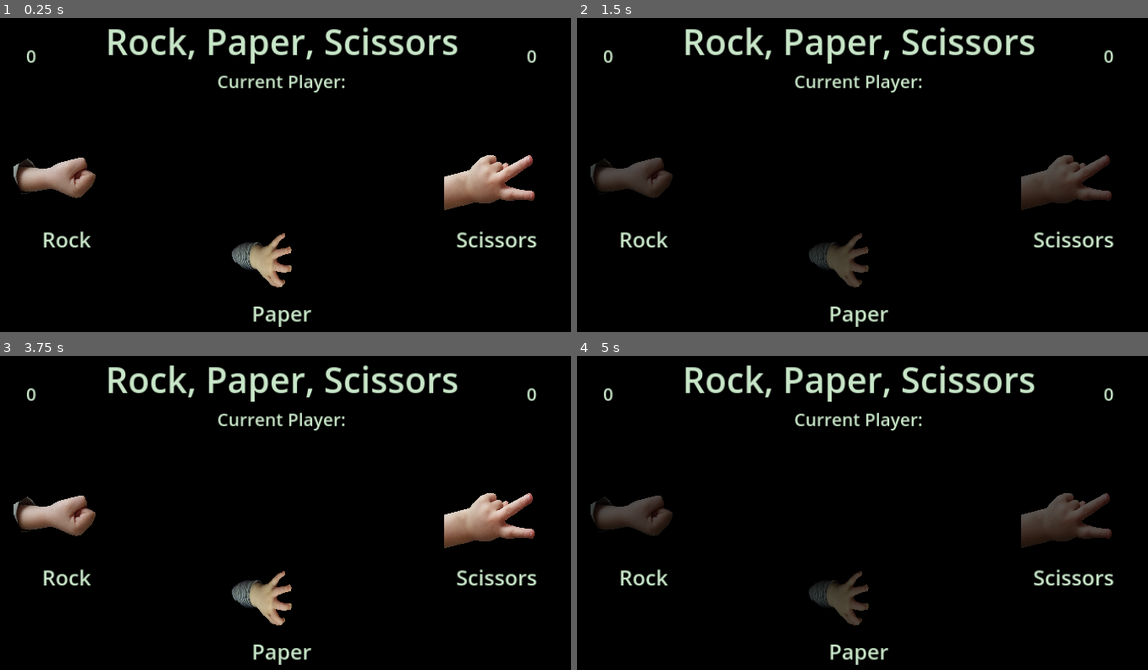
Above: before the commit, frames 1-4 (two rows, left to right).
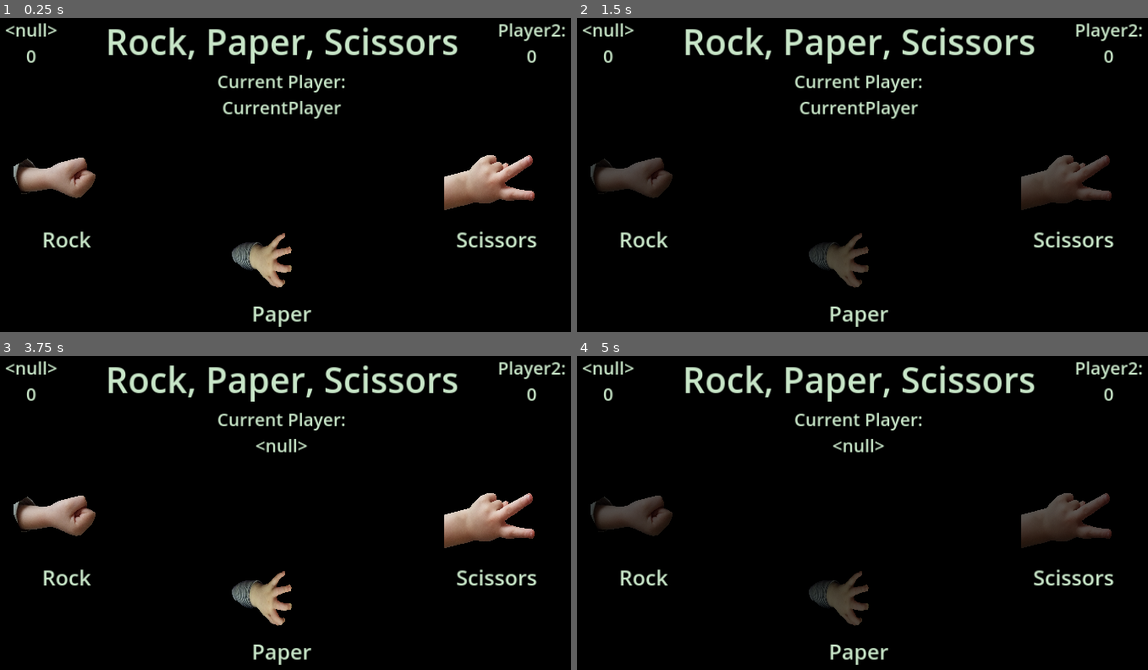
Above: after the commit, the same moments.

Repository: standstilldigitalmedia/MiniGames-gd
Game: Godot game, scene res://RockPaperScissors/rock_paper_scissors.tscn
Same seed, same stepped clock (60 frames per second), same inputs: the game is played once before the commit and once after it. This scene is started directly instead of the project's main scene.
Inputs:
- Up to frame 1 (0.25 s): no input
- Up to frame 2 (1.5 s): click "Rock" at 0.5 s; tap Enter at 1.25 s
- Up to frame 3 (3.75 s): tap Space at 2, 3.5 s; tap Enter at 2.75 s
- Up to frame 4 (5 s): click "Paper" at 4.25 s

The runs differ from the first frame. In frame 1, 0.9% of the frame differs, in the area x 1-99%, y 1-33%; in frame 2, 0.9%; in frame 3, 0.6%; in frame 4, 0.6%.
Error after the commit: Cannot call method 'get_value' on a null value. (res://Autoload/config_manager.gd:43)

Commit message:
Tic-Tac-Toe
Tic-Tac-Toe is complete and that's all 4 games. Now, I just gotta go through everything and clean up some of the garbage I created prototyping.

Diff:
--- a/Autoload/global_manager.gd
+++ b/Autoload/global_manager.gd
@@ -21,3 +21,9 @@
 	var overlay_scene = overlay_resource.instantiate()
 	overlay_scene.set_title_text(title)
 	return overlay_scene
+
+static func create_confirm_box(title, question, button_1_text, button_2_text):
+	var confirm_box_scene = load(ConfigManager.CONFIRM_BOX_SCENE_PATH)
+	var confirm_box = confirm_box_scene.instantiate()
+	confirm_box.set_confirm_box(title, question, button_1_text, button_2_text)
+	return confirm_box
--- a/GamePicker/game_picker.gd
+++ b/GamePicker/game_picker.gd
@@ -34,7 +34,7 @@
 	if speed < 500:
 		$DecreaseSpeedTimer.stop()
 		var rng = GlobalManager.init_random_rng()
-		var rando = 48 #rng.randf_range(1.0, 100.0)
+		var rando = rng.randf_range(1.0, 100.0)
 		stopping = true
 		final_position = Vector2(0, get_end_y(rando))
 		get_game_path(rando)
--- a/OverlayPanel/overlay_panel.gd
+++ b/OverlayPanel/overlay_panel.gd
@@ -17,9 +17,6 @@
 
 func set_current_player(current_player):
 	$CurrentPlayerContainer/CurrentPlayerNameLabel.set_text(current_player)
-
-func get_current_player_name():
-	return $CurrentPlayerContainer/CurrentPlayerNameLabel.get_text()
 
 func get_current_player():
 	if $Player1Container/PlayerName.get_text() == $CurrentPlayerContainer/CurrentPlayerNameLabel.get_text():
--- a/PickANumber/pick_a_number.gd
+++ b/PickANumber/pick_a_number.gd
@@ -41,9 +41,7 @@
 		elif player_2_score < player_1_score:
 			overlay_scene.increase_player_2_score()
 		else:
-			var confirm_box_scene = load(ConfigManager.CONFIRM_BOX_SCENE_PATH)
-			var confirm_box = confirm_box_scene.instantiate()
-			confirm_box.set_confirm_box("TIE!","It was a tie. Go again.","Ok", "Cancel")
+			var confirm_box = GlobalManager.create_confirm_box("TIE!","It was a tie. Go again.","Ok", "Cancel")
 			add_child(confirm_box)
 		player_1_guess = 0
 		player_2_guess = 0
--- a/RockPaperScissors/rock_paper_scissors.gd
+++ b/RockPaperScissors/rock_paper_scissors.gd
@@ -20,7 +20,6 @@
 		player_2_throw = throw
 
 func _ready():
-	ConfigManager.read_config()
 	overlay_scene = GlobalManager.create_overlay("Rock, Paper, Scissors")
 	add_child(overlay_scene)
 
@@ -42,9 +41,7 @@
 	$Background/ScissorsButton.release_focus()
 
 func create_tie_box():
-	var confirm_box_scene = load(ConfigManager.CONFIRM_BOX_SCENE_PATH)
-	var confirm_box = confirm_box_scene.instantiate()
-	confirm_box.set_confirm_box("TIE!","It was a tie. Go again.","Ok", "Cancel")
+	var confirm_box = GlobalManager.create_confirm_box("TIE!","It was a tie. Go again.","Ok", "Cancel")
 	add_child(confirm_box)
 
 func _on_next_turn_timer_timeout():
--- /dev/null
+++ b/TicTacToe/Themes/blank_button_theme.tres
@@ -0,0 +1,15 @@
+[gd_resource type="Theme" load_steps=5 format=3 uid="uid://cuseaodmpuddd"]
+
+[sub_resource type="StyleBoxEmpty" id="StyleBoxEmpty_kf6lo"]
+
+[sub_resource type="StyleBoxEmpty" id="StyleBoxEmpty_32hre"]
+
+[sub_resource type="StyleBoxEmpty" id="StyleBoxEmpty_qk5c3"]
+
+[sub_resource type="StyleBoxEmpty" id="StyleBoxEmpty_q36cb"]
+
+[resource]
+Button/styles/disabled = SubResource("StyleBoxEmpty_kf6lo")
+Button/styles/focus = SubResource("StyleBoxEmpty_32hre")
+Button/styles/hover = SubResource("StyleBoxEmpty_qk5c3")
+Button/styles/normal = SubResource("StyleBoxEmpty_q36cb")
--- /dev/null
+++ b/TicTacToe/Themes/o_button_theme.tres
@@ -0,0 +1,22 @@
+[gd_resource type="Theme" load_steps=6 format=3 uid="uid://bct63724idgml"]
+
+[ext_resource type="Texture2D" uid="uid://bnnqqex4l7mh" path="res://TicTacToe/Images/o.png" id="1_x1pjj"]
+
+[sub_resource type="StyleBoxTexture" id="StyleBoxTexture_dje24"]
+texture = ExtResource("1_x1pjj")
+modulate_color = Color(1, 1, 1, 0.392157)
+
+[sub_resource type="StyleBoxTexture" id="StyleBoxTexture_4noay"]
+texture = ExtResource("1_x1pjj")
+
+[sub_resource type="StyleBoxTexture" id="StyleBoxTexture_ryknx"]
+texture = ExtResource("1_x1pjj")
+
+[sub_resource type="StyleBoxTexture" id="StyleBoxTexture_3jsju"]
+texture = ExtResource("1_x1pjj")
+
+[resource]
+Button/styles/disabled = SubResource("StyleBoxTexture_dje24")
+Button/styles/focus = SubResource("StyleBoxTexture_4noay")
+Button/styles/hover = SubResource("StyleBoxTexture_ryknx")
+Button/styles/normal = SubResource("StyleBoxTexture_3jsju")
--- /dev/null
+++ b/TicTacToe/Themes/x_button_theme.tres
@@ -0,0 +1,22 @@
+[gd_resource type="Theme" load_steps=6 format=3 uid="uid://6rqoek4ojwwq"]
+
+[ext_resource type="Texture2D" uid="uid://dvxny5027ihpc" path="res://TicTacToe/Images/x.png" id="1_lkm1f"]
+
+[sub_resource type="StyleBoxTexture" id="StyleBoxTexture_camgj"]
+texture = ExtResource("1_lkm1f")
+modulate_color = Color(1, 1, 1, 0.392157)
+
+[sub_resource type="StyleBoxTexture" id="StyleBoxTexture_2yolh"]
+texture = ExtResource("1_lkm1f")
+
+[sub_resource type="StyleBoxTexture" id="StyleBoxTexture_1mqgn"]
+texture = ExtResource("1_lkm1f")
+
+[sub_resource type="StyleBoxTexture" id="StyleBoxTexture_bsrid"]
+texture = ExtResource("1_lkm1f")
+
+[resource]
+Button/styles/disabled = SubResource("StyleBoxTexture_camgj")
+Button/styles/focus = SubResource("StyleBoxTexture_2yolh")
+Button/styles/hover = SubResource("StyleBoxTexture_1mqgn")
+Button/styles/normal = SubResource("StyleBoxTexture_bsrid")
--- /dev/null
+++ b/TicTacToe/tic_tac_toe.gd
@@ -0,0 +1,109 @@
+extends Control
+
+var overlay_scene: Node
+var blank_theme: Theme
+var o_button_theme: Theme
+var x_button_theme: Theme
+var value_grid = []
+
+func is_cat():
+	for a in 3:
+		for b in 3:
+			if value_grid[a][b] == 0:
+				return false
+	return true
+
+func disable_all(disable):
+	for a in 3:
+		for b in 2:
+			get_node("Background/BackgroundContainerRect/GridContainer/Button" + str(a) + str(b)).set_disabled(disable)
+
+func set_all_to_blank():
+	for a in 3:
+		for b in 3:
+			get_node("Background/BackgroundContainerRect/GridContainer/Button" + str(a) + str(b)).set_theme(blank_theme)
+
+func register_click(x,y):
+	if value_grid[x][y] == 0:
+		disable_all(true)
+		var clicked_button = get_node("Background/BackgroundContainerRect/GridContainer/Button" + str(x) + str(y))
+		clicked_button.release_focus()
+		if overlay_scene.get_current_player() == 1:
+			clicked_button.set_theme(x_button_theme)
+			value_grid[x][y] = 1
+		else:
+			clicked_button.set_theme(o_button_theme)
+			value_grid[x][y] = 2
+		$NextTurnTimer.start()
+
+func set_listeners():
+	for a in 3:
+		for b in 3:
+			get_node("Background/BackgroundContainerRect/GridContainer/Button" + str(a) + str(b)).pressed.connect(register_click.bind(a,b))
+
+func re_init_value_grid():
+	for a in 3:
+		for b in 3:
+			value_grid[a][b] = 0
+
+func init_value_grid():
+	for a in 3:
+		value_grid.append([])
+		for b in 3:
+			value_grid[a].append(0)
+
+func show_round_winner(winner):
+	var confirm_box : Node
+	if winner == 1:
+		overlay_scene.increase_player_1_score()
+		confirm_box = GlobalManager.create_confirm_box("Winner!", overlay_scene.get_player_1() + " Wins!", "Ok", "Cancel")
+	else:
+		overlay_scene.increase_player_2_score()
+		confirm_box = GlobalManager.create_confirm_box("Winner!", overlay_scene.get_player_2() + " Wins!", "Ok", "Cancel")
+	add_child(confirm_box)
+	re_init_value_grid()
+	set_all_to_blank()
+
+func check_for_win():
+	var center = value_grid[1][1]
+	if center != 0:
+		if value_grid[0][0] == center and value_grid[2][2] == center: #diagonal top left to botom right
+			show_round_winner(center)
+		if value_grid[2][0] == center and value_grid[0][2] == center: #diagonal top right to bottom left
+			show_round_winner(center)
+		if value_grid[0][1] == center and value_grid[2][1] == center: #horizontal through center
+			show_round_winner(center)
+		if value_grid[1][0] == center and value_grid[1][2] == center: #vertical through center
+			show_round_winner(center)
+	var top_left = value_grid[0][0]
+	if top_left != 0:
+		if value_grid[1][0] == top_left and value_grid[2][0] == top_left: #horizontal along the top
+			show_round_winner(top_left)
+		if value_grid[0][1] == top_left and value_grid[0][2] == top_left: #vertically down left side
+			show_round_winner(top_left)
+	var bottom_right = value_grid[2][2]
+	if bottom_right != 0:
+		if value_grid[0][2] == bottom_right and value_grid[1][2] == bottom_right: #horizontal along the bottom
+			show_round_winner(bottom_right)
+		if value_grid [2][0] == bottom_right and value_grid[2][1] == bottom_right: #vertically down right side
+			show_round_winner(bottom_right)
+
+func _ready():
+	overlay_scene = GlobalManager.create_overlay("Tic-Tac-Toe")
+	add_child(overlay_scene)
+
+	blank_theme = load("res://TicTacToe/Themes/blank_button_theme.tres")
+	o_button_theme = load("res://TicTacToe/Themes/o_button_theme.tres")
+	x_button_theme = load("res://TicTacToe/Themes/x_button_theme.tres")
+	set_all_to_blank()
+	init_value_grid()
+	set_listeners()
+
+
+func _on_next_turn_timer_timeout():
+	check_for_win()
+	overlay_scene.switch_current_player()
+	disable_all(false)
+	var winner = GlobalManager.get_win_scene(overlay_scene)
+	if  winner != null:
+		add_child(winner)
--- /dev/null
+++ b/TicTacToe/tic_tac_toe.tscn
@@ -0,0 +1,108 @@
+[gd_scene load_steps=7 format=3 uid="uid://b3e6bv3vqr63d"]
+
+[ext_resource type="Script" path="res://TicTacToe/tic_tac_toe.gd" id="1_kkioe"]
+[ext_resource type="Texture2D" uid="uid://3fhunbm8kc6b" path="res://TicTacToe/Images/grid.png" id="2_qc07d"]
+[ext_resource type="Texture2D" uid="uid://bnnqqex4l7mh" path="res://TicTacToe/Images/o.png" id="3_13xwu"]
+[ext_resource type="Theme" uid="uid://6rqoek4ojwwq" path="res://TicTacToe/Themes/x_button_theme.tres" id="3_ijwv1"]
+
+[sub_resource type="StyleBoxTexture" id="StyleBoxTexture_1m48h"]
+texture = ExtResource("3_13xwu")
+modulate_color = Color(1, 1, 1, 0)
+
+[sub_resource type="Theme" id="Theme_0y2wt"]
+Button/styles/disabled = SubResource("StyleBoxTexture_1m48h")
+
+[node name="TicTacToe" type="Control"]
+layout_mode = 3
+anchors_preset = 15
+anchor_right = 1.0
+anchor_bottom = 1.0
+grow_horizontal = 2
+grow_vertical = 2
+script = ExtResource("1_kkioe")
+
+[node name="Background" type="ColorRect" parent="."]
+layout_mode = 1
+anchors_preset = 15
+anchor_right = 1.0
+anchor_bottom = 1.0
+grow_horizontal = 2
+grow_vertical = 2
+color = Color(0, 0, 0, 1)
+
+[node name="BackgroundContainerRect" type="TextureRect" parent="Background"]
+layout_mode = 1
+anchors_preset = 8
+anchor_left = 0.5
+anchor_top = 0.5
+anchor_right = 0.5
+anchor_bottom = 0.5
+offset_left = -250.0
+offset_top = -140.0
+offset_right = 250.0
+offset_bottom = 360.0
+grow_horizontal = 2
+grow_vertical = 2
+texture = ExtResource("2_qc07d")
+
+[node name="GridContainer" type="GridContainer" parent="Background/BackgroundContainerRect"]
+layout_mode = 1
+anchors_preset = 15
+anchor_right = 1.0
+anchor_bottom = 1.0
+grow_horizontal = 2
+grow_vertical = 2
+theme_override_constants/h_separation = 24
+theme_override_constants/v_separation = 24
+columns = 3
+
+[node name="Button00" type="Button" parent="Background/BackgroundContainerRect/GridContainer"]
+custom_minimum_size = Vector2(150, 150)
+layout_mode = 2
+theme = SubResource("Theme_0y2wt")
+
+[node name="Button10" type="Button" parent="Background/BackgroundContainerRect/GridContainer"]
+custom_minimum_size = Vector2(150, 150)
+layout_mode = 2
+theme = ExtResource("3_ijwv1")
+
+[node name="Button20" type="Button" parent="Background/BackgroundContainerRect/GridContainer"]
+custom_minimum_size = Vector2(150, 150)
+layout_mode = 2
+theme = ExtResource("3_ijwv1")
+
+[node name="Button01" type="Button" parent="Background/BackgroundContainerRect/GridContainer"]
+custom_minimum_size = Vector2(150, 150)
+layout_mode = 2
+theme = ExtResource("3_ijwv1")
+
+[node name="Button11" type="Button" parent="Background/BackgroundContainerRect/GridContainer"]
+custom_minimum_size = Vector2(150, 150)
+layout_mode = 2
+theme = ExtResource("3_ijwv1")
+
+[node name="Button21" type="Button" parent="Background/BackgroundContainerRect/GridContainer"]
+custom_minimum_size = Vector2(150, 150)
+layout_mode = 2
+theme = ExtResource("3_ijwv1")
+
+[node name="Button02" type="Button" parent="Background/BackgroundContainerRect/GridContainer"]
+custom_minimum_size = Vector2(150, 150)
+layout_mode = 2
+theme = ExtResource("3_ijwv1")
+
+[node name="Button12" type="Button" parent="Background/BackgroundContainerRect/GridContainer"]
+custom_minimum_size = Vector2(150, 150)
+layout_mode = 2
+theme = ExtResource("3_ijwv1")
+
+[node name="Button22" type="Button" parent="Background/BackgroundContainerRect/GridContainer"]
+custom_minimum_size = Vector2(150, 150)
+layout_mode = 2
+theme = ExtResource("3_ijwv1")
+
+[node name="NextTurnTimer" type="Timer" parent="."]
+wait_time = 3.0
+one_shot = true
+
+[connection signal="timeout" from="NextTurnTimer" to="." method="_on_next_turn_timer_timeout"]
--- a/Welcome/welcome.gd
+++ b/Welcome/welcome.gd
@@ -27,9 +27,7 @@
 	enable_begin_button()
 
 func confirm_remove_name(name_to_remove):
-	var confirm_box_scene = load(ConfigManager.CONFIRM_BOX_SCENE_PATH)
-	var confirm_box = confirm_box_scene.instantiate()
-	confirm_box.set_confirm_box("Delete " + name_to_remove + "?","Are you sure you want to delete " + name_to_remove + "?","Yes", "No")
+	var confirm_box = GlobalManager.create_confirm_box("Delete " + name_to_remove + "?","Are you sure you want to delete " + name_to_remove + "?","Yes", "No")
 	confirm_box.button1.connect(remove_name.bind(name_to_remove))
 	add_child(confirm_box)
 
Binary file changed: TicTacToe/Images/grid.png
